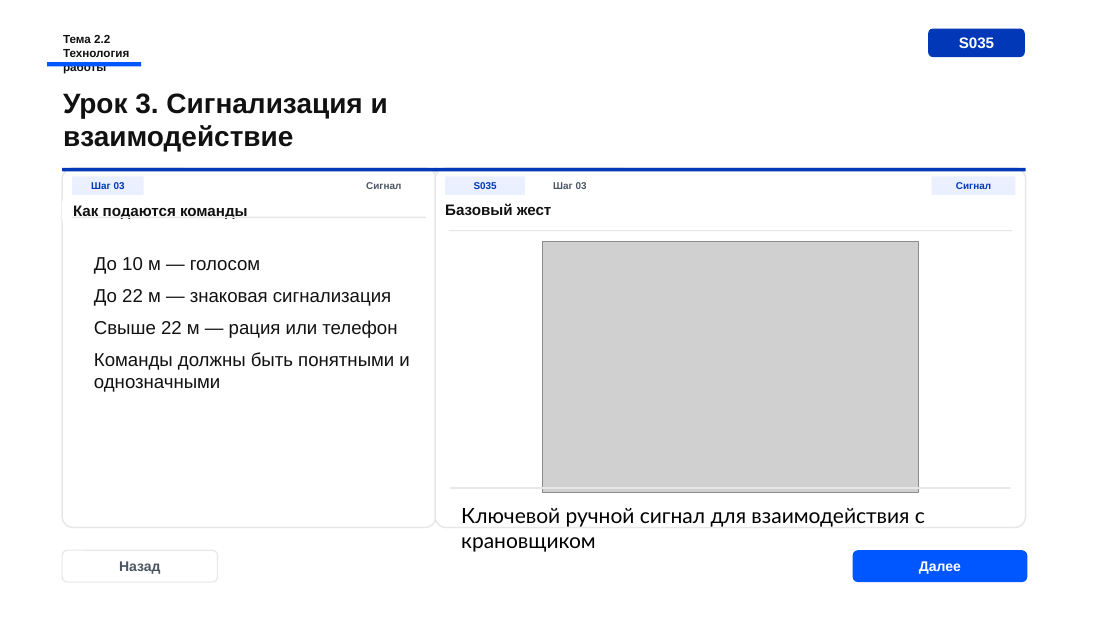
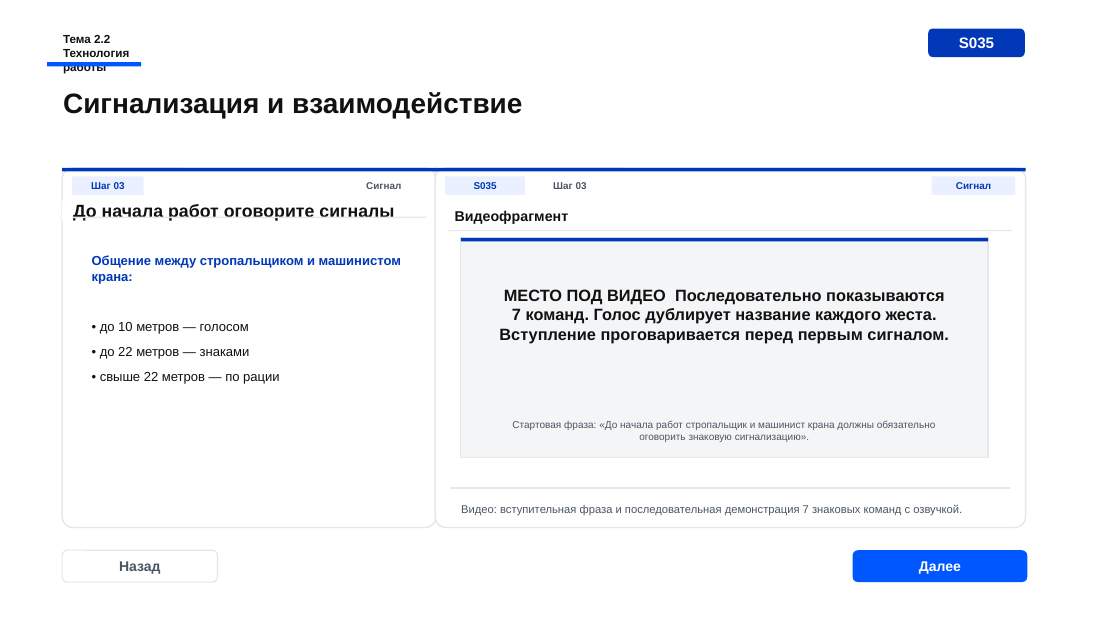
Before and after one commit to Armankanat2/EV-Strop, a slide deck: slide 13 of presentations/ispring-course/module-01-stropovka-gruzov/live-preview/S029_theme22_preview_2026-06-30_v13_ev-group-techstyle-premium-subslides.pptx (slide 9 before the commit). Drawn at 1120x630 pixels with LibreOffice and Linux fonts; fonts in the diff are those of the drawing; grey boxes stand for pictures. Boxes give left, top, right and bottom in pixels: in the first picture for what was removed or moved away, otherwise in the second. Text is boxed around its words. In the diff, an @@ line names an element or a change of style, - is before the commit and + after.

```diff
--- a/presentations/ispring-course/module-01-stropovka-gruzov/live-preview/S029_theme22_preview_2026-06-30_v13_ev-group-techstyle-premium-subslides.pptx
+++ b/presentations/ispring-course/module-01-stropovka-gruzov/live-preview/S029_theme22_preview_2026-06-30_v13_ev-group-techstyle-premium-subslides.pptx
@@ text at [63, 92, 522, 118]: text changed @@
-Урок 3. Сигнализация и взаимодействие
+Сигнализация и взаимодействие
@@ text at [73, 204, 394, 221]: text changed; size 13 to 15.2 pt @@
-Как подаются команды
+До начала работ оговорите сигналы
@@ text at [455, 210, 569, 224]: text changed; size 13 to 12.2 pt @@
-Базовый жест
+Видеофрагмент
@@ rectangle added at [461, 238, 989, 457], fill #F4F5F7, outline #E5E7EB 1.2 pt @@
@@ rectangle added at [461, 238, 989, 241], fill #0038B8 @@
@@ text at [92, 255, 401, 384]: text changed; size 16 to 11.2 pt @@
-До 10 м — голосом
-До 22 м — знаковая сигнализация
-Свыше 22 м — рация или телефон
-Команды должны быть понятными и однозначными
+Общение между стропальщиком и машинистом крана:
+• до 10 метров — голосом
+• до 22 метров — знаками
+• свыше 22 метров — по рации
@@ picture removed at [543, 242, 918, 492] @@
@@ text added at [499, 289, 949, 343], 14 pt, text #111111, bold @@
+МЕСТО ПОД ВИДЕО Последовательно показываются 7 команд. Голос дублирует название каждого жеста. Вступление проговаривается перед первым сигналом.
@@ text added at [512, 421, 936, 442], 8.6 pt, text #4B5563 @@
+Стартовая фраза: «До начала работ стропальщик и машинист крана должны обязательно оговорить знаковую сигнализацию».
@@ text at [461, 504, 962, 516]: text changed; size 18 to 9.6 pt; font Lato to Arial; text colour #000000 to #4B5563 @@
-Ключевой ручной сигнал для взаимодействия с крановщиком
+Видео: вступительная фраза и последовательная демонстрация 7 знаковых команд с озвучкой.
```
Also in this commit, not shown: 9 other slides changed, 5 slides added, 2 slides removed, 10 other files.
